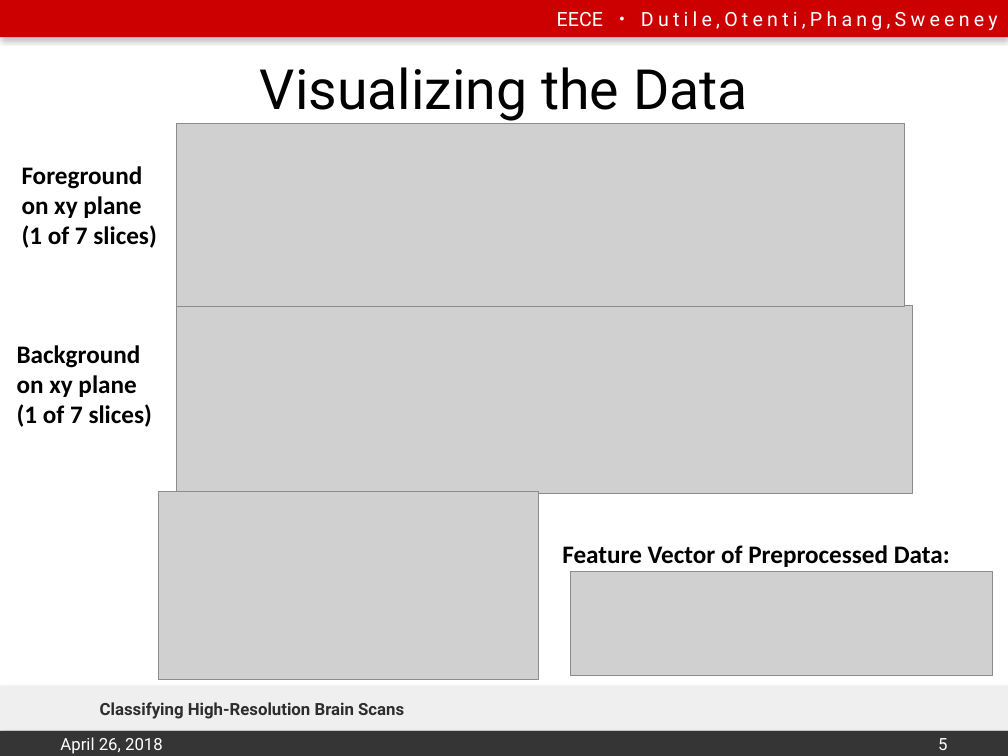
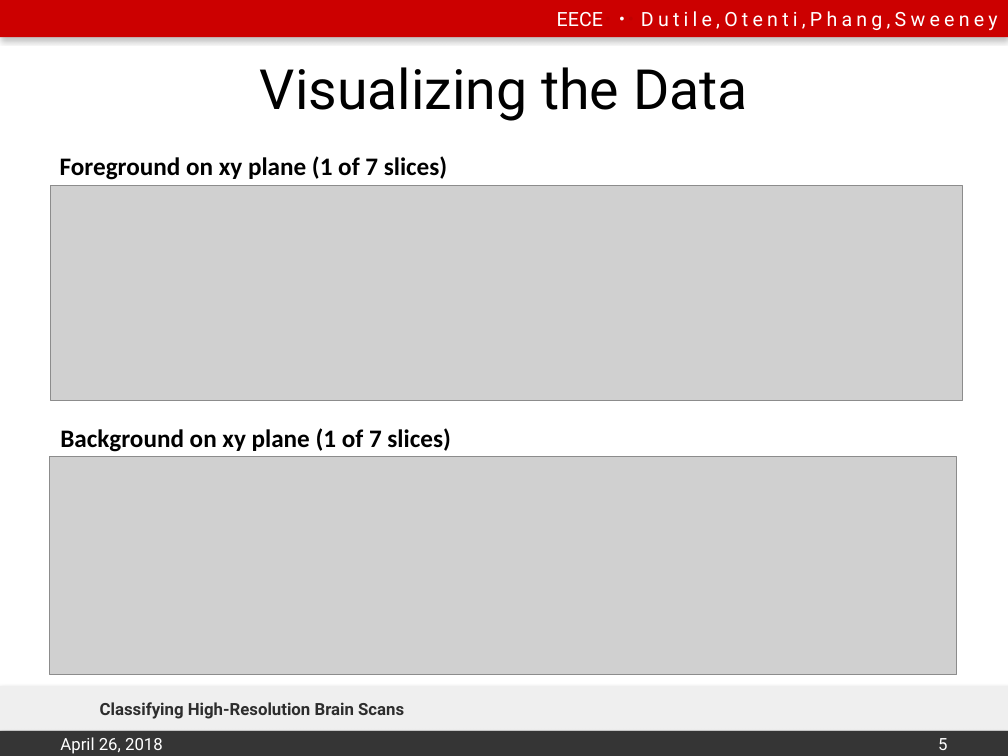
Before and after one commit to emily-jean/ml-brains, a slide deck: slide 5 of presentation/DutileOtentiPhangSweeney.pptx. Drawn at 1008x756 pixels with LibreOffice and Linux fonts; fonts in the diff are those of the drawing; grey boxes stand for pictures; background and template pictures are left out. Boxes give left, top, right and bottom in pixels: in the first picture for what was removed or moved away, otherwise in the second. Text is boxed around its words. In the diff, an @@ line names an element or a change of style, - is before the commit and + after.

```diff
--- a/presentation/DutileOtentiPhangSweeney.pptx
+++ b/presentation/DutileOtentiPhangSweeney.pptx
@@ text at [60,156,447,180]: text changed @@
-Foreground on xy plane
-(1 of 7 slices)
+Foreground on xy plane (1 of 7 slices)
@@ picture: place and size @@
-picture at [176,123,904,306]
+picture at [50,185,963,400]
@@ text at [60,428,450,452]: text changed @@
-Background on xy plane
-(1 of 7 slices)
+Background on xy plane (1 of 7 slices)
@@ picture: place and size @@
-picture at [176,305,912,494]
+picture at [49,457,957,675]
@@ picture removed at [159,492,539,679] @@
@@ text removed at [562,545,950,567] @@
-Feature Vector of Preprocessed Data:
@@ picture removed at [571,572,992,675] @@
```
Also in this commit, not shown: 6 other slides changed, 2 slides added, 2 other files.
